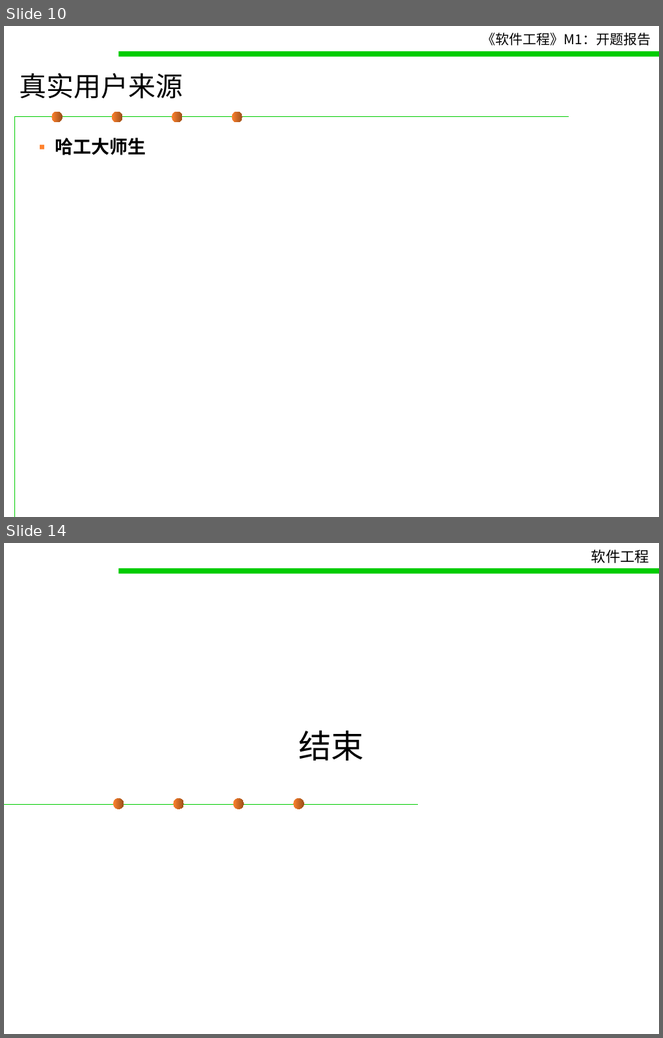
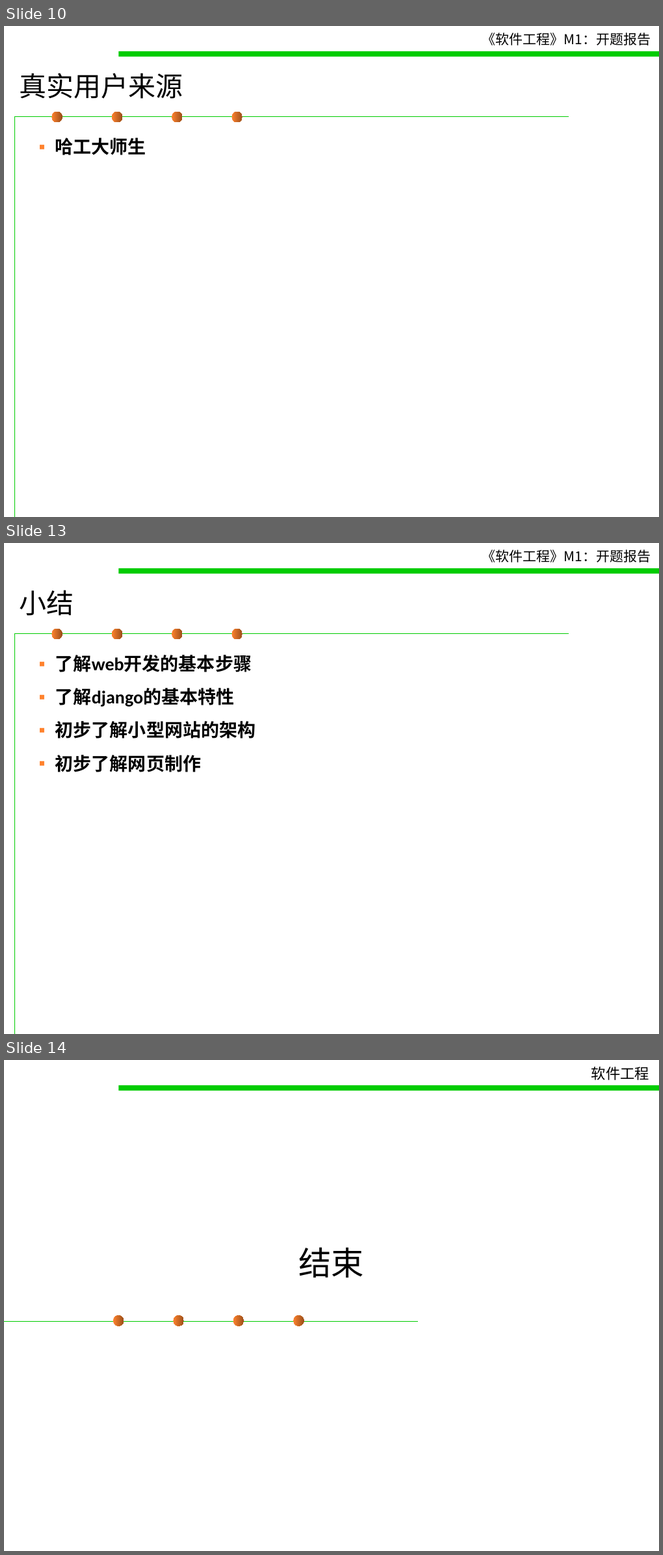
Before and after one commit to October-66/Traveler-Pal, a slide deck: doc/M1 - 开题报告.ppt. Shown one above the other, each under a label of ours: slides 10 and 14 before the commit, slides 10, 13 and 14 after it; the slides between them are not shown. The pictures are 663x1038 and 663x1555 pixels, drawn with LibreOffice and Linux fonts; fonts in the diff are those of the drawing; background and template pictures are left out. Boxes give left, top, right and bottom in pixels: in the first picture for what was removed or moved away, otherwise in the second. Text is boxed around its words. In the diff, an @@ line names an element or a change of style, - is before the commit and + after.

```diff
--- a/doc/M1 - 开题报告.ppt
+++ b/doc/M1 - 开题报告.ppt
@@ slide 13 added at (4, 543, 659, 1034), background #FFFFFF; not listed: 7 template elements that a slide beside it also shows @@
@@ title added at (20, 590, 74, 616), 30 pt, text #000000 @@
+小结
@@ text added at (55, 655, 256, 772), 20 pt, text #000000, bold @@
+▪ 了解web开发的基本步骤
+▪ 了解django的基本特性
+▪ 初步了解小型网站的架构
+▪ 初步了解网页制作
```
Also in this commit, not shown: 8 slides changed, 1 slide removed.
